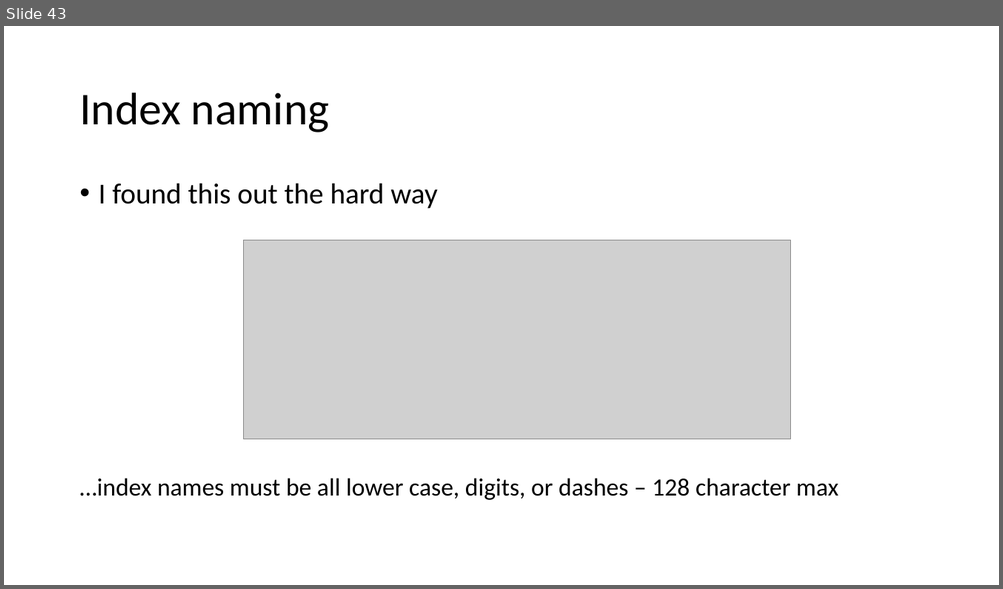
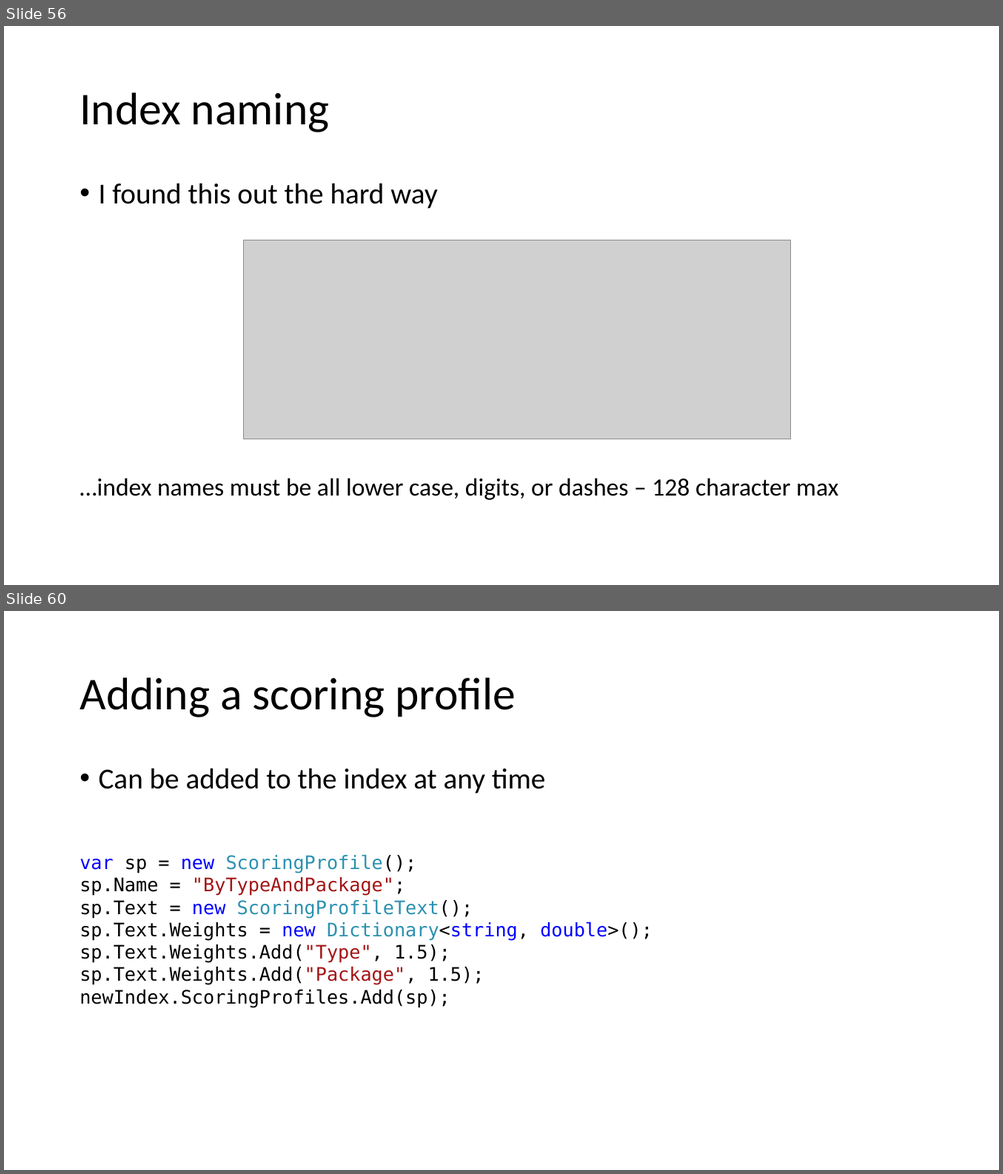
Before and after one commit to asiemer/AzureJeeps, a slide deck: docs/presentation.pptx. Shown one above the other, each under a label of ours: slide 43 before the commit, slides 56 and 60 after it; the slides between them are not shown. The pictures are 1003x589 and 1003x1174 pixels, drawn with LibreOffice and Linux fonts; fonts in the diff are those of the drawing; grey boxes stand for pictures. Boxes give left, top, right and bottom in pixels: in the first picture for what was removed or moved away, otherwise in the second. Text is boxed around its words. In the diff, an @@ line names an element or a change of style, - is before the commit and + after.

```diff
--- a/docs/presentation.pptx
+++ b/docs/presentation.pptx
@@ slide 60 added at (4,611,999,1170), background #FFFFFF @@
@@ title added at (79,678,515,718), 44 pt, text #000000 @@
+Adding a scoring profile
@@ text added at (99,768,546,794), 28 pt, text #000000 @@
+• Can be added to the index at any time
@@ text added at (79,854,652,1008), 18 pt, text #000000 @@
+var sp = new ScoringProfile();
+sp.Name = "ByTypeAndPackage";
+sp.Text = new ScoringProfileText();
+sp.Text.Weights = new Dictionary<string, double>();
+sp.Text.Weights.Add("Type", 1.5);
+sp.Text.Weights.Add("Package", 1.5);
+newIndex.ScoringProfiles.Add(sp);
@@ what was slide 43 is now slide 56 @@
```
Also in this commit, not shown: 4 slides changed, 27 other slides added, 4 other files.
